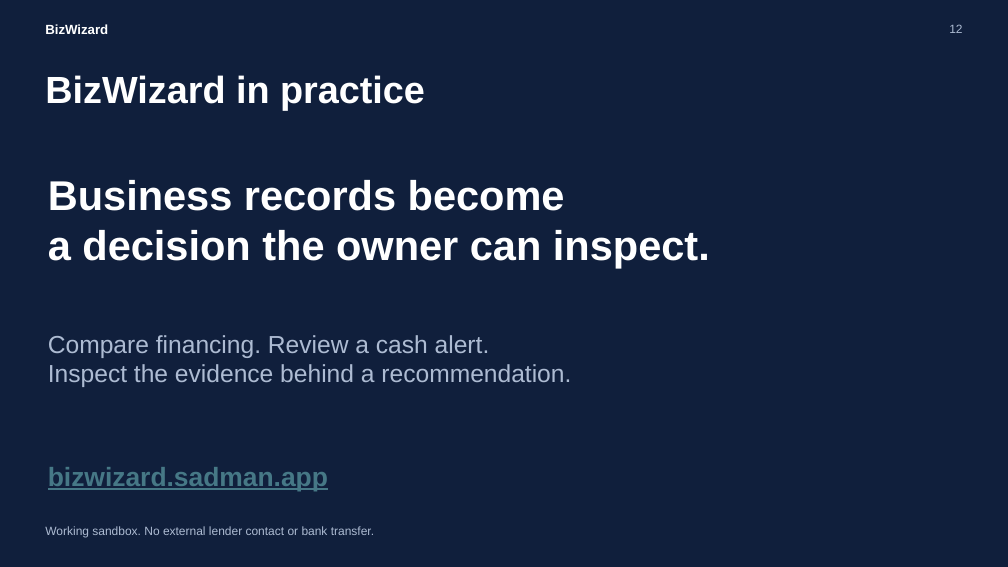
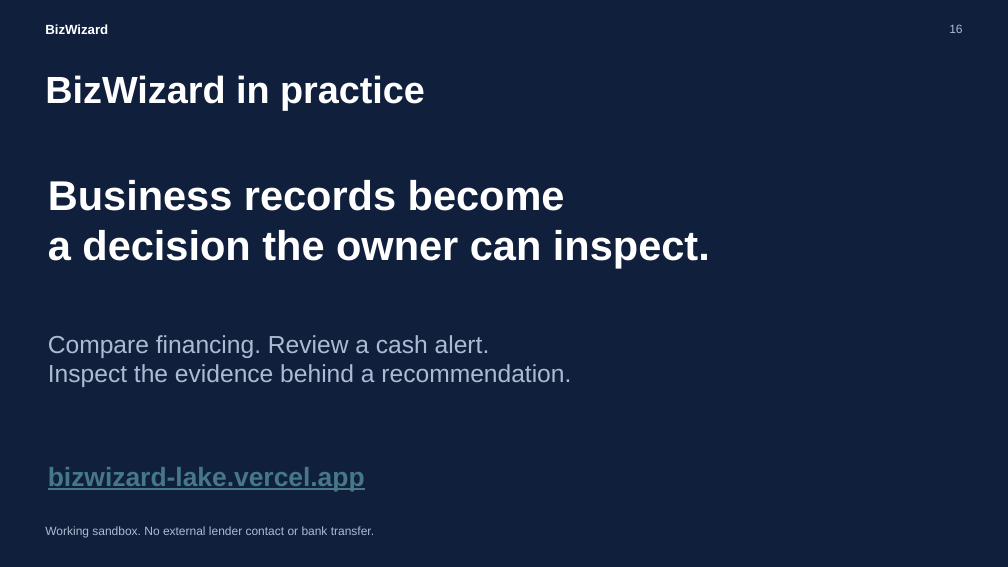
Before and after one commit to mahfuz-saim/bizwizard, a slide deck: slide 16 of output/presentation/BizWizard-Presentation.pptx (slide 12 before the commit). Drawn at 1008x567 pixels with LibreOffice and Linux fonts; fonts in the diff are those of the drawing. Boxes give left, top, right and bottom in pixels: in the first picture for what was removed or moved away, otherwise in the second. Text is boxed around its words. In the diff, an @@ line names an element or a change of style, - is before the commit and + after.

```diff
--- a/output/presentation/BizWizard-Presentation.pptx
+++ b/output/presentation/BizWizard-Presentation.pptx
@@ text at (949,24,962,33): text changed @@
-12
+16
@@ text at (48,467,365,491): text changed @@
-bizwizard.sadman.app
+bizwizard-lake.vercel.app
```
Also in this commit, not shown: 8 other slides changed, 3 slides added, 2 slides removed, 1 other file.
